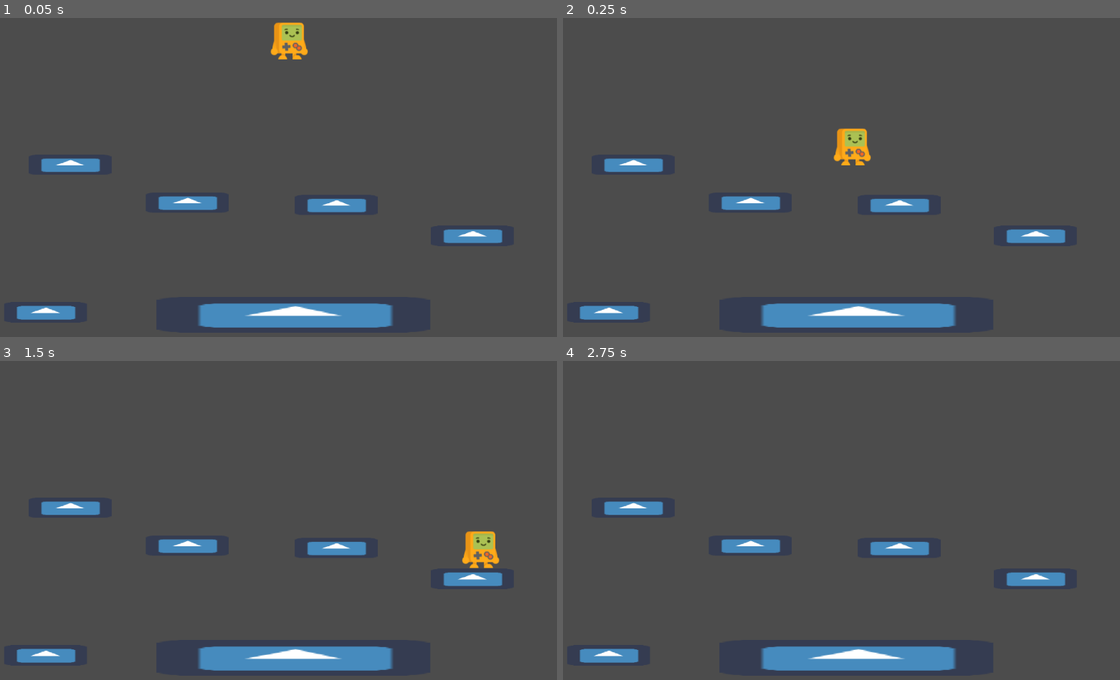
Above: before the commit, frames 1-4 (two rows, left to right).
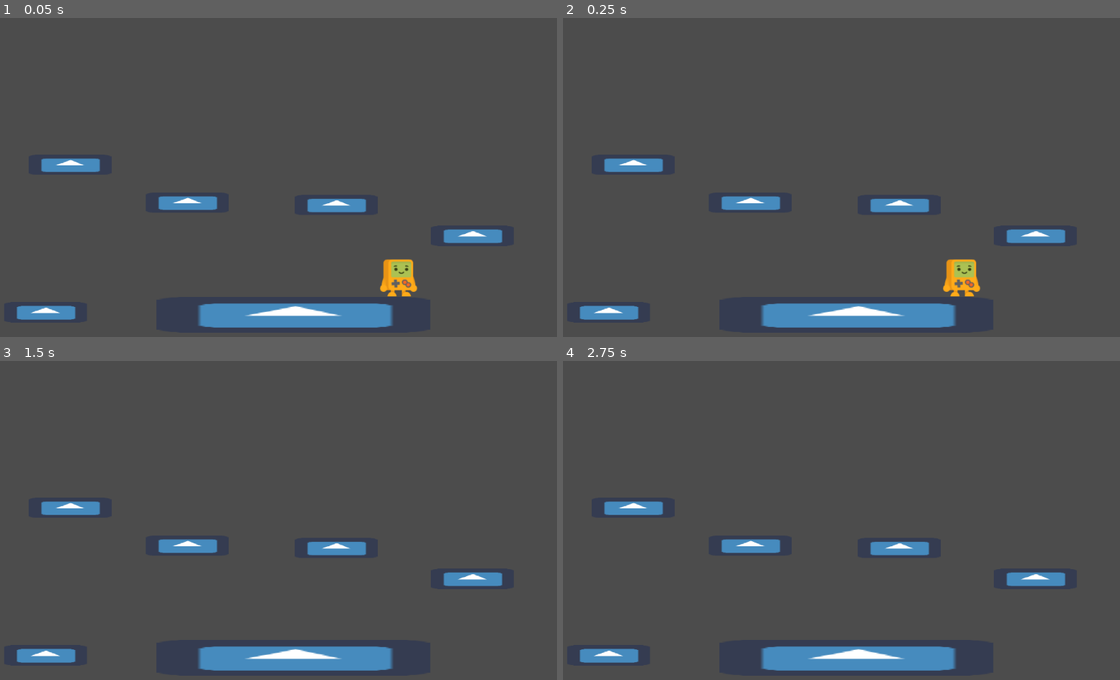
Above: after the commit, the same moments.

Repository: MrMashiro/Godot-2D-Platformer-Roguelite
Game: Godot game, scene res://Level1.tscn
Two runs of this game, one before a commit and one after it. Both use one fixed random seed, a clock stepped at 60 frames per second and the inputs below. The project has no main scene, so this scene is started directly. The engine's default icon, where the game draws it, is replaced by a stand-in: a white triangle on a blue panel in a dark square.
Inputs:
- Up to frame 1 (0.05 s): no input
- Up to frame 2 (0.25 s): no input
- Up to frame 3 (1.5 s): hold Right (right) from 0.53 s (still down); tap Space (jump) at 0.6, 0.77, 1.07, 1.35 s
- Up to frame 4 (2.75 s): tap Space (jump) at 1.52, 1.82, 2.1 s; release Right (right) at 2.03 s; hold Left (left) from 2.03 s (still down)

The runs differ from the first frame. In frame 1, 1.2% of the frame differs, in the area x 48-75%, y 1-88%; in frame 2, 1.2%, in the area x 48-75%, y 34-88%; in frame 3, 0.6%; in frame 4, nothing differs.

Commit message:
Episode 4
- Using the AnimatedSprite node
- Switching node types in your scene
- Creating poses & animations for your character in a SpriteFrames resource [using provided character sprite .png image files (see download link below if you don't have them)
- Programming (GDscript) a game character to switch to different animations when movement keys (left, right, jump, etc) keys are pressed, including when nothing if pressed and character is on/off the ground.
- Animations implemented in this video: Idle, Walk, in Air.
- Crouch and Climb animations were also created, but will be implemented in future videos.
- Using the $ operator to access scene nodes in code (GDscript)
- Flipping the player's sprite when moving left/right.

Diff:
--- a/2D Platformer Roguelite/Level1.tscn
+++ b/2D Platformer Roguelite/Level1.tscn
@@ -92,5 +92,5 @@
 shape = SubResource( 1 )
 
 [node name="Player" parent="." instance=ExtResource( 2 )]
-position = Vector2( 533.158, 25.456 )
+position = Vector2( 728.319, 459.619 )
 player_speed = 3.8
--- a/2D Platformer Roguelite/Player.gd
+++ b/2D Platformer Roguelite/Player.gd
@@ -5,13 +5,30 @@
 export (float, 1, 10, 0.1) var player_speed := 3.8
 export (float, -20, -1, 0.1) var jump_force := -13.5
 
+onready var player_sprite = $Sprite
+
 var velocity := Vector2.ZERO
+var animated_sprites = ["idle", "happy"]
+var rand_idle_sprites
+
+func _ready() -> void:
+	randomize()
+	rand_idle_sprites = animated_sprites[randi() % 2]
 
 func _physics_process(_delta: float) -> void:
 	if Input.is_action_pressed("right"):
 		velocity.x = player_speed * 100.0
-	if Input.is_action_pressed("left"):
+		player_sprite.play("walk")
+		player_sprite.flip_h = false
+	elif Input.is_action_pressed("left"):
 		velocity.x = -player_speed * 100.0
+		player_sprite.play("walk")
+		player_sprite.flip_h = true
+	else:
+		player_sprite.play(rand_idle_sprites)
+
+	if not is_on_floor():
+		player_sprite.play("air")
 
 	velocity.y += gravity
 
--- a/2D Platformer Roguelite/Player.tscn
+++ b/2D Platformer Roguelite/Player.tscn
@@ -1,6 +1,6 @@
 [gd_scene load_steps=4 format=2]
 
-[ext_resource path="res://ASSETS/player/platformChar_idle.png" type="Texture" id=1]
+[ext_resource path="res://player_spriteframes.tres" type="SpriteFrames" id=1]
 [ext_resource path="res://Player.gd" type="Script" id=2]
 
 [sub_resource type="CapsuleShape2D" id=1]
@@ -13,8 +13,10 @@
 "_edit_group_": true
 }
 
-[node name="Sprite" type="Sprite" parent="."]
-texture = ExtResource( 1 )
+[node name="Sprite" type="AnimatedSprite" parent="."]
+frames = ExtResource( 1 )
+animation = "idle"
+playing = true
 
 [node name="CollisionShape2D" type="CollisionShape2D" parent="."]
 position = Vector2( -0.537312, 14.5206 )
--- /dev/null
+++ b/2D Platformer Roguelite/player_spriteframes.tres
@@ -0,0 +1,43 @@
+[gd_resource type="SpriteFrames" load_steps=9 format=2]
+
+[ext_resource path="res://ASSETS/player/platformChar_happy.png" type="Texture" id=1]
+[ext_resource path="res://ASSETS/player/platformChar_jump.png" type="Texture" id=2]
+[ext_resource path="res://ASSETS/player/platformChar_climb1.png" type="Texture" id=3]
+[ext_resource path="res://ASSETS/player/platformChar_climb2.png" type="Texture" id=4]
+[ext_resource path="res://ASSETS/player/platformChar_walk2.png" type="Texture" id=5]
+[ext_resource path="res://ASSETS/player/platformChar_duck.png" type="Texture" id=6]
+[ext_resource path="res://ASSETS/player/platformChar_walk1.png" type="Texture" id=7]
+[ext_resource path="res://ASSETS/player/platformChar_idle.png" type="Texture" id=8]
+
+[resource]
+animations = [ {
+"frames": [ ExtResource( 8 ) ],
+"loop": true,
+"name": "idle",
+"speed": 5.0
+}, {
+"frames": [ ExtResource( 3 ), ExtResource( 4 ) ],
+"loop": true,
+"name": "climb",
+"speed": 5.0
+}, {
+"frames": [ ExtResource( 2 ) ],
+"loop": true,
+"name": "air",
+"speed": 5.0
+}, {
+"frames": [ ExtResource( 6 ) ],
+"loop": true,
+"name": "crouch",
+"speed": 5.0
+}, {
+"frames": [ ExtResource( 7 ), ExtResource( 5 ) ],
+"loop": true,
+"name": "walk",
+"speed": 5.0
+}, {
+"frames": [ ExtResource( 1 ) ],
+"loop": true,
+"name": "happy",
+"speed": 5.0
+} ]
